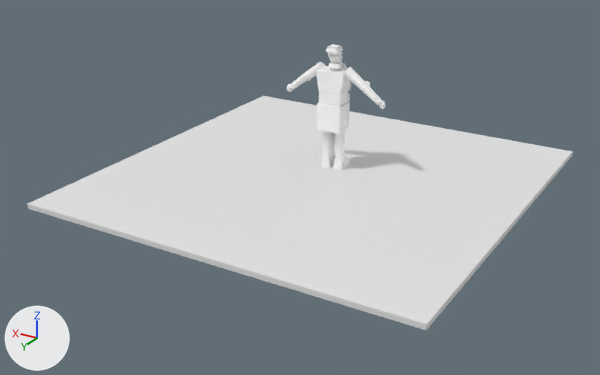
What one commit did to the Blender file ArtSource/Pedestrians/Blender/NightlifeShelterStandingResident3D.blend.
Rendered twice from a camera (50 mm lens) standing at (-5.24, 9.64, 4.39) and looking at (0.05, 0.81, -0.02). The axes (+X, +Y, +Z) are drawn at lower left. The lights are the same throughout. The older version comes first.

Objects in the first picture: 'CLO_Chest', 'CLO_CoatSkirt.R', 'PreviewGround' and 17 more.
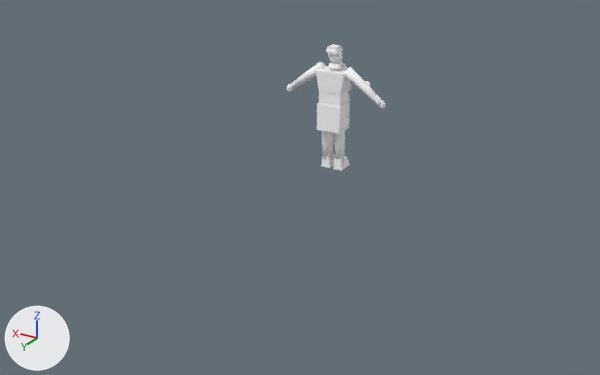
Boxes (x1, y1, x2, y2) around the edits, measured in the pictures (600 x 375 px):
'PreviewGround', deleted
    before: (27, 96, 573, 330)

Edits to the bpy script that builds the scene:
```text
Remove ob_previewground:
    ob_previewground = bpy.data.objects.new('PreviewGround', me_previewground_mesh)
    ob_previewground.location = (0.0, 0.0, 0.0)
```
